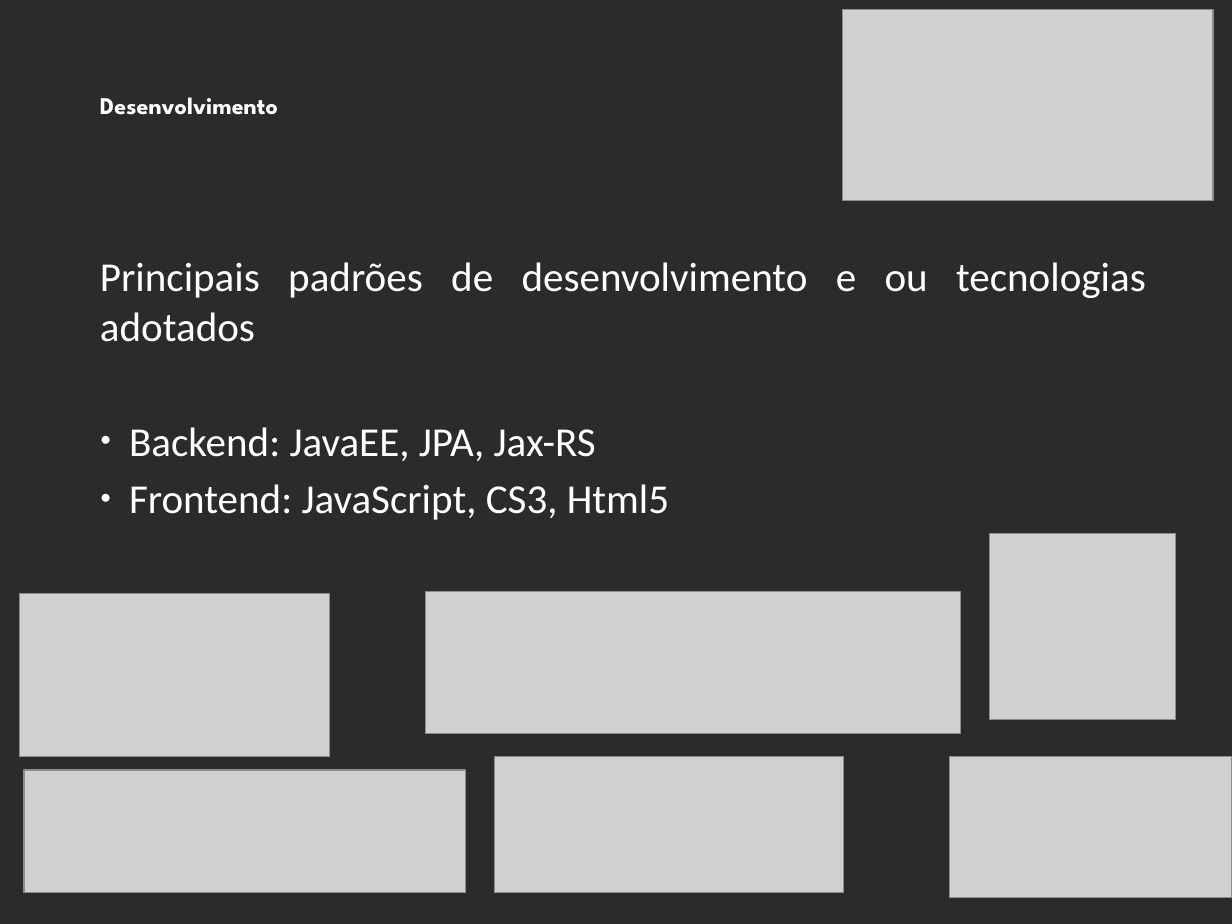
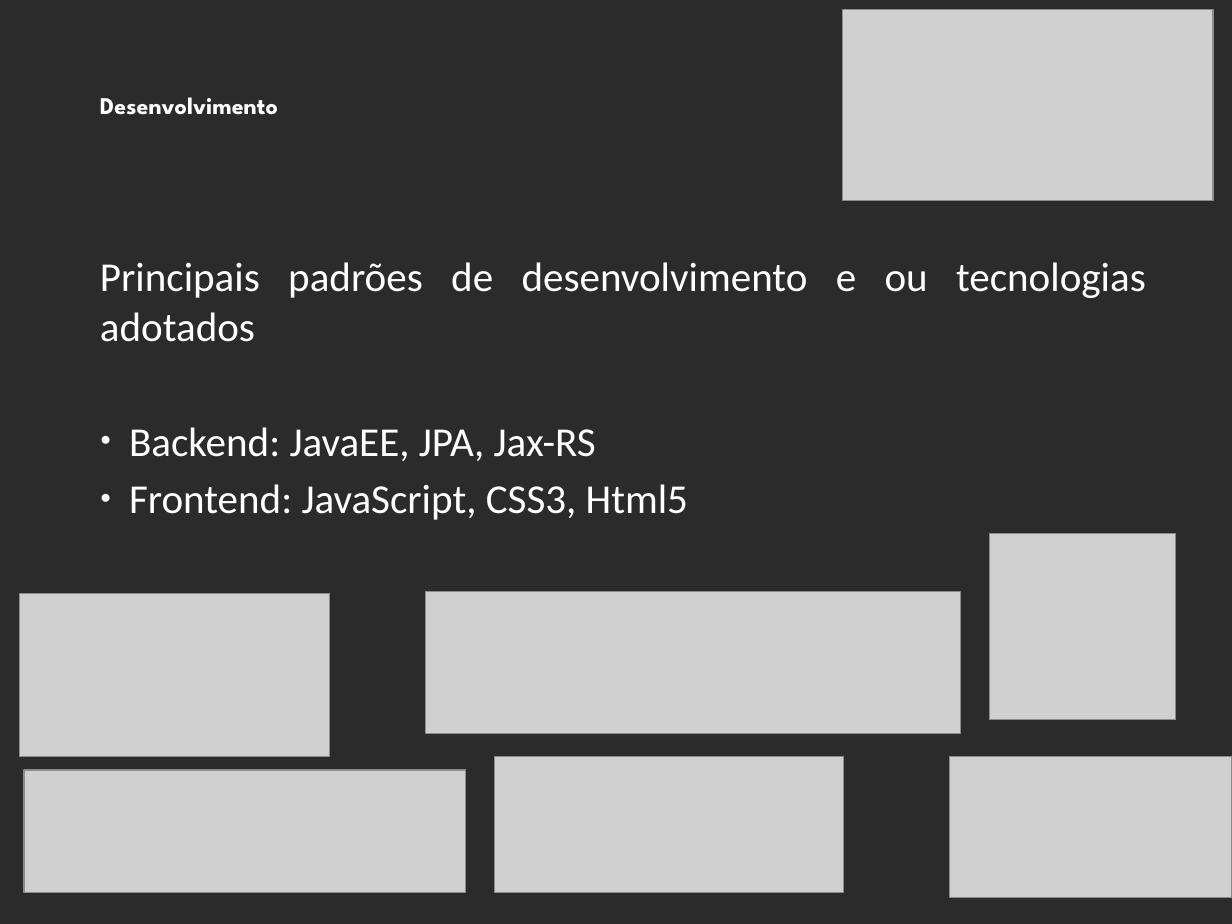
Before and after one commit to nosrednawall/Faculdade-Projeto-Integrador-5P, a slide deck: slide 10 of doc/Entregas_Desenvolvimento_de_APP/Recruta-Slide v1.5.pptx. Drawn at 1232x924 pixels with LibreOffice and Linux fonts; fonts in the diff are those of the drawing; grey boxes stand for pictures; background and template pictures are left out; a plain dark background stands for a picture behind light text. Boxes give left, top, right and bottom in pixels: in the first picture for what was removed or moved away, otherwise in the second. Text is boxed around its words. In the diff, an @@ line names an element or a change of style, - is before the commit and + after.

Commit message:
Corrigido o css

```diff
--- a/doc/Entregas_Desenvolvimento_de_APP/Recruta-Slide v1.5.pptx
+++ b/doc/Entregas_Desenvolvimento_de_APP/Recruta-Slide v1.5.pptx
@@ text at (129,484,688,520): text changed @@
-● Frontend: JavaScript, CS3, Html5
+● Frontend: JavaScript, CSS3, Html5
```
